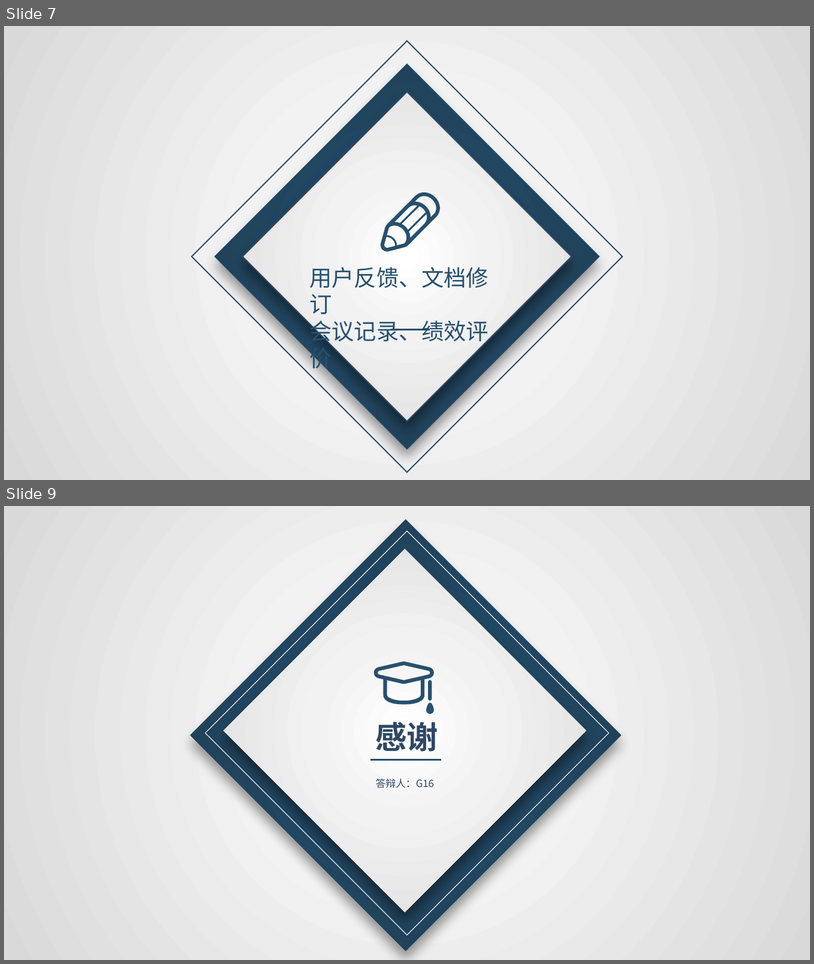
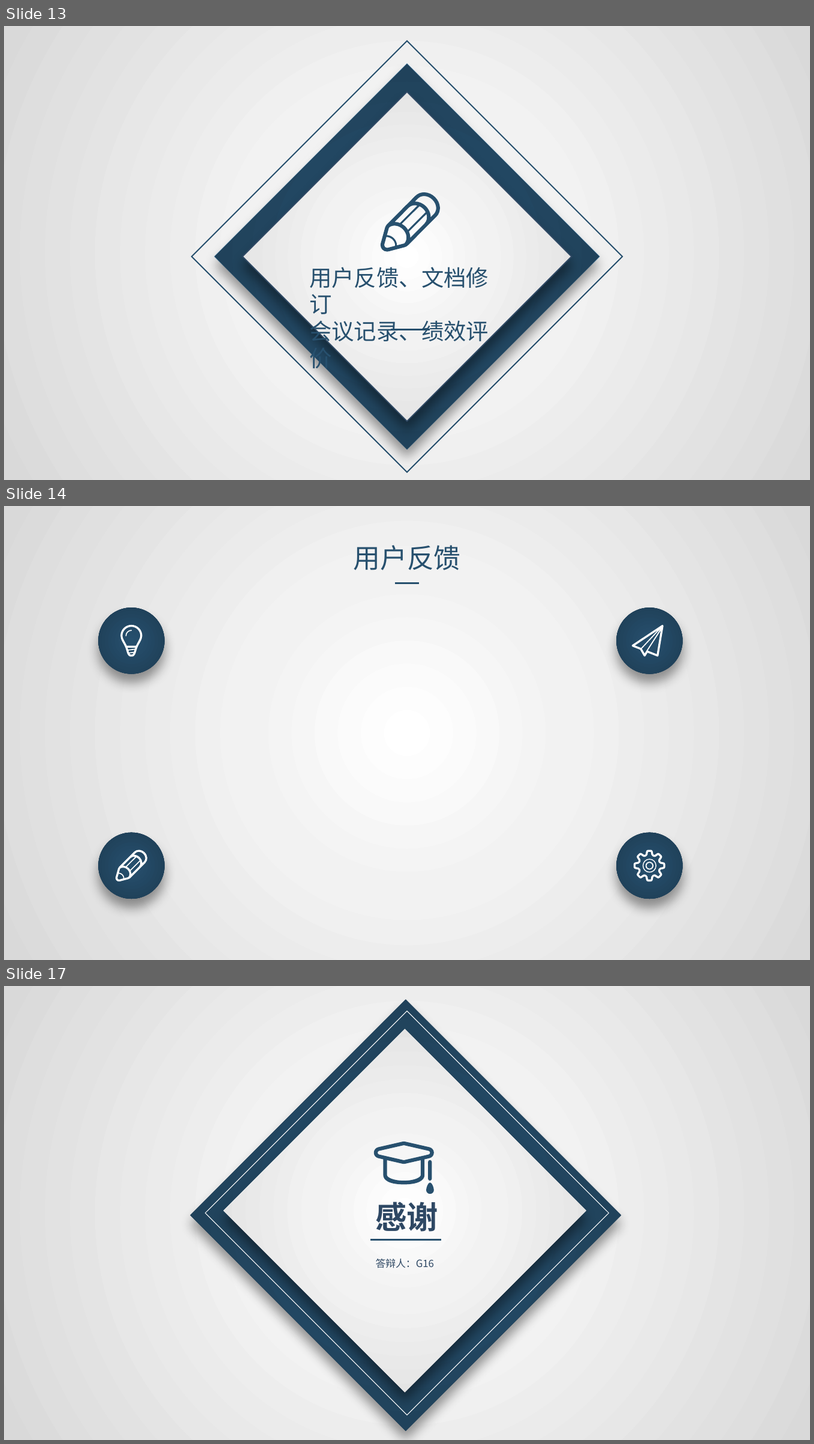
Before and after one commit to avgstuBoboge/SE2020-document, a slide deck: ppt/SE2020-G16-实现测试.pptx. Shown one above the other, each under a label of ours: slides 7 and 9 before the commit, slides 13, 14 and 17 after it; the slides between them are not shown. The pictures are 814x964 and 814x1444 pixels, drawn with LibreOffice and Linux fonts; fonts in the diff are those of the drawing. Boxes give left, top, right and bottom in pixels: in the first picture for what was removed or moved away, otherwise in the second. Text is boxed around its words. In the diff, an @@ line names an element or a change of style, - is before the commit and + after.

```diff
--- a/ppt/SE2020-G16-实现测试.pptx
+++ b/ppt/SE2020-G16-实现测试.pptx
@@ slide 14 added at (4, 506, 810, 960), background gradient #FFFFFF to #F2F2F2 to #D9D9D9 @@
@@ text added at (353, 545, 461, 570), 24 pt, text #27506E @@
+用户反馈
@@ line added from (395, 583) to (419, 583), #27506E 1.5 pt @@
@@ ellipse added at (98, 607, 164, 674), fill gradient #27506E to #1D3C52 @@
@@ ellipse added at (617, 607, 683, 674), fill gradient #27506E to #1D3C52 @@
@@ freeform shape added at (121, 625, 143, 656), fill #FFFFFF @@
@@ freeform shape added at (126, 630, 132, 636), fill #FFFFFF @@
@@ freeform shape added at (632, 625, 663, 656), fill #FFFFFF @@
@@ ellipse added at (98, 832, 164, 899), fill gradient #27506E to #1D3C52 @@
@@ freeform shape added at (115, 850, 147, 881), fill #FFFFFF @@
@@ group added at (617, 832, 683, 899): 3 freeform shapes, 1 ellipse @@
@@ what was slide 7 is now slide 13 @@
@@ what was slide 9 is now slide 17 @@
```
Also in this commit, not shown: 1 slide changed, 7 other slides added, 1 slide removed.
